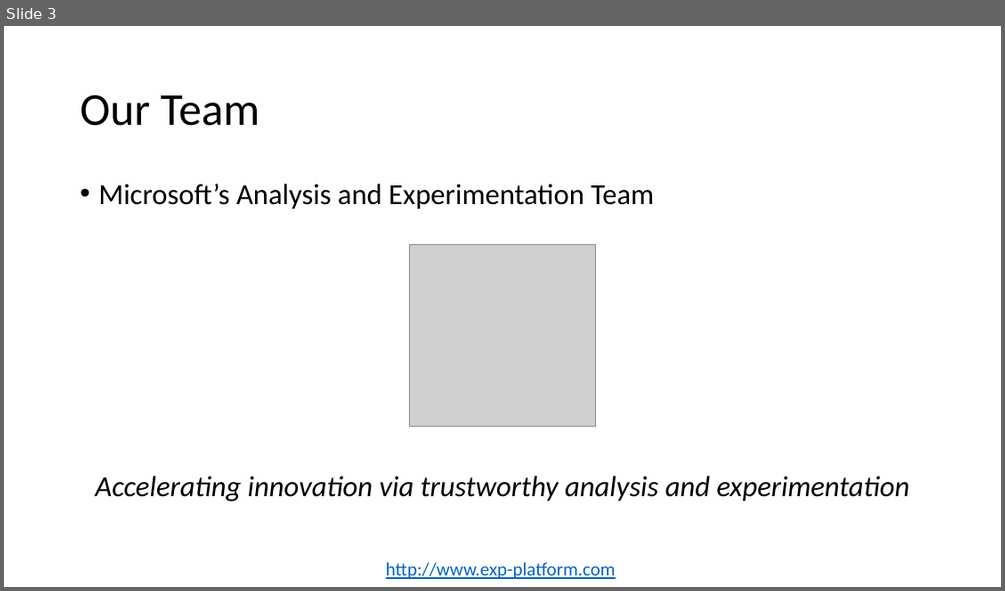
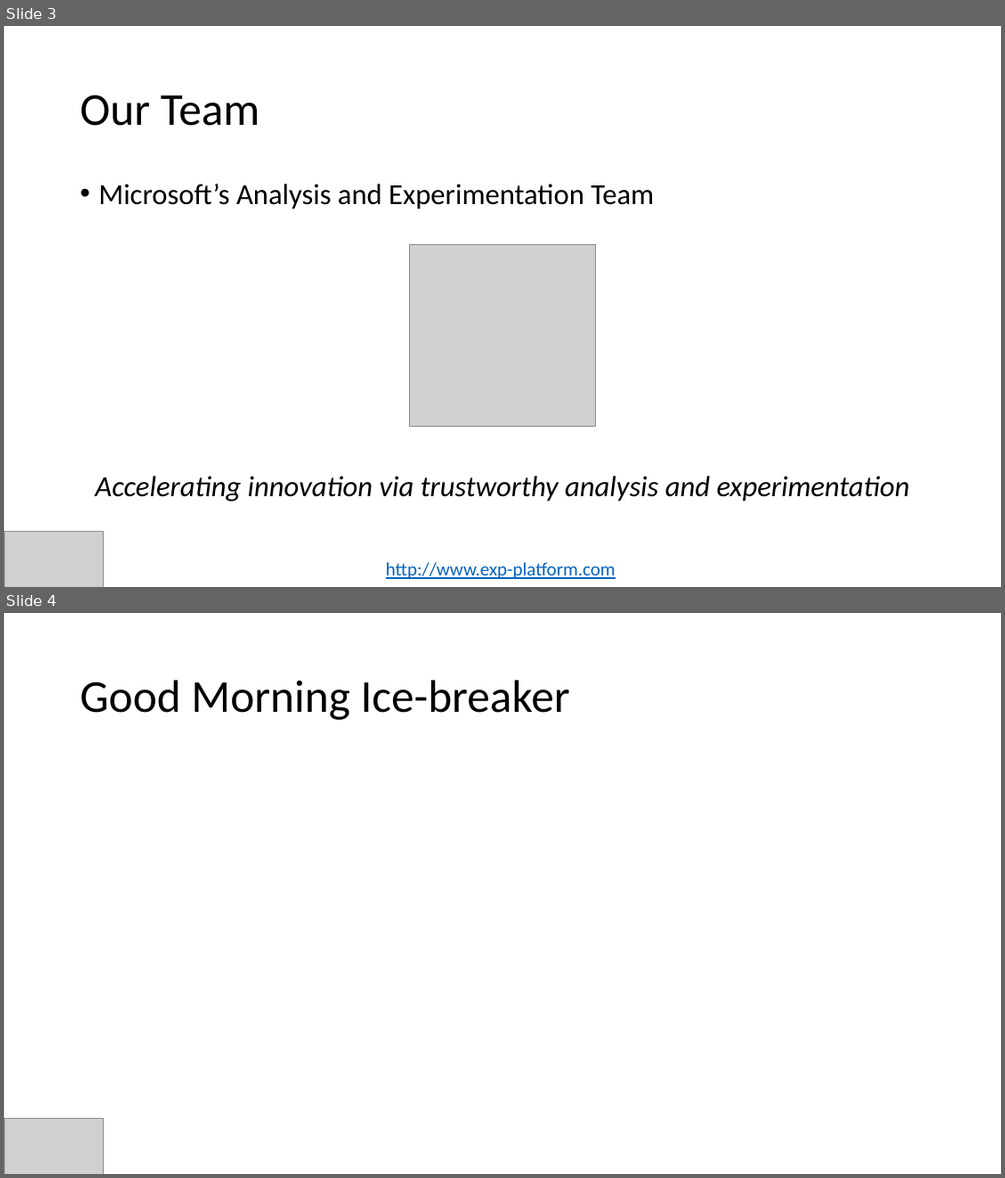
Before and after one commit to paulraff/2016JointMeetings, a slide deck: Preparing Mathematicians for Data Science Careers - 2.pptx. Shown one above the other, each under a label of ours: slide 3 before the commit, slides 3 and 4 after it. The pictures are 1005x591 and 1005x1178 pixels, drawn with LibreOffice and Linux fonts; fonts in the diff are those of the drawing; grey boxes stand for pictures. Boxes give left, top, right and bottom in pixels: in the first picture for what was removed or moved away, otherwise in the second. Text is boxed around its words. In the diff, an @@ line names an element or a change of style, - is before the commit and + after.

```diff
--- a/Preparing Mathematicians for Data Science Careers - 2.pptx
+++ b/Preparing Mathematicians for Data Science Careers - 2.pptx
@@ slide 4 added at (4,613,1001,1174), background #FFFFFF @@
@@ title added at (80,680,570,720), 44 pt, text #000000 @@
+Good Morning Ice-breaker
@@ picture added at (4,1119,103,1174) @@
@@ slide 3 changed as well @@
@@ picture added at (4,532,103,587) @@
```
Also in this commit, not shown: 24 other slides changed, 5 other slides added, 1 slide removed.
